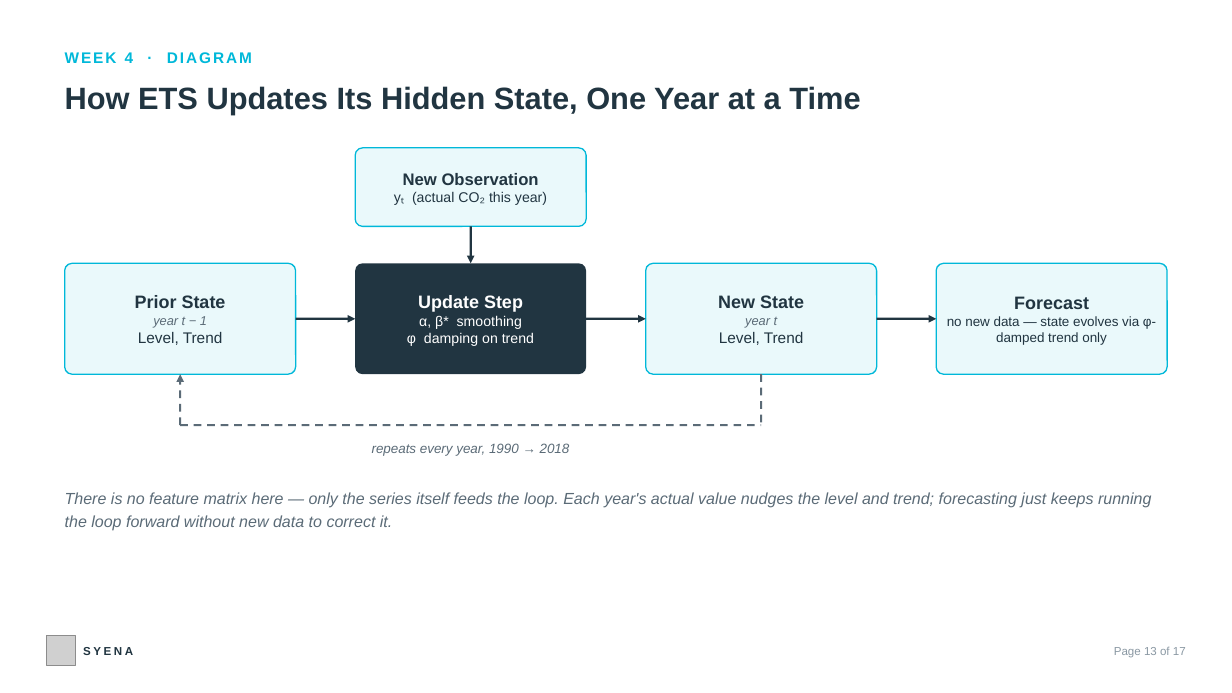
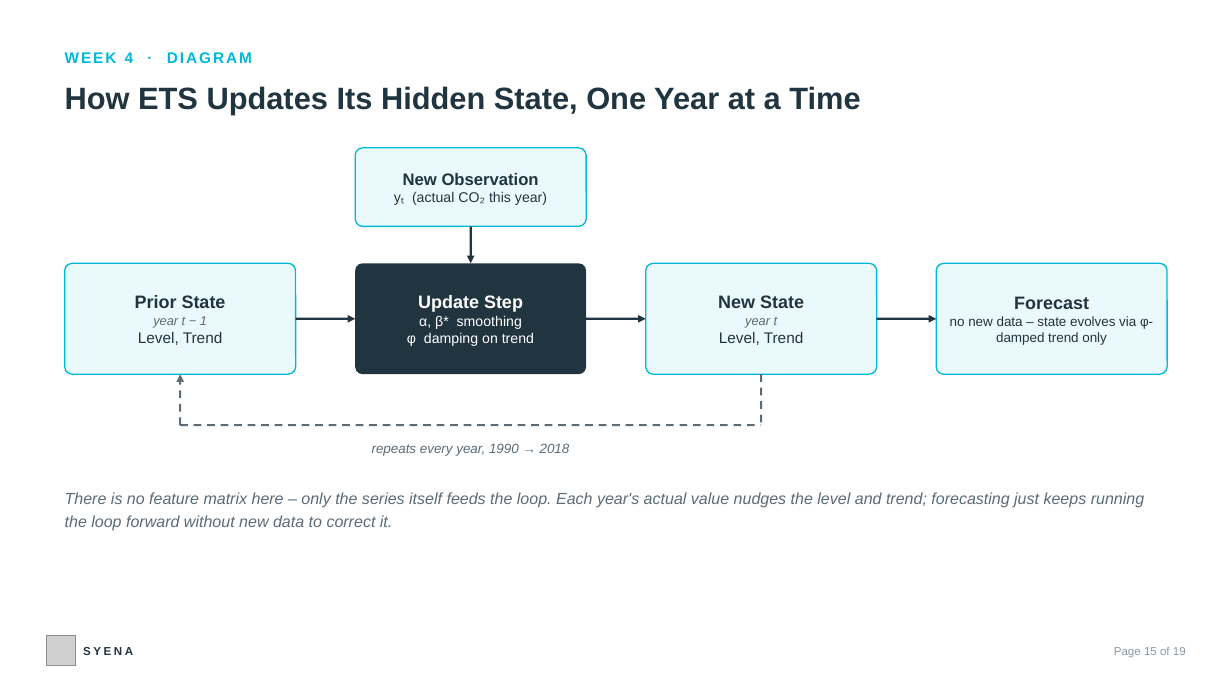
Before and after one commit to sauparnasarkar/climate-emissions-analysis-project, a slide deck: slide 15 of climate-dashboard-react/public/GHG_Internship_Review_QA_Deck.pptx (slide 13 before the commit). Drawn at 1232x693 pixels with LibreOffice and Linux fonts; fonts in the diff are those of the drawing; grey boxes stand for pictures. Boxes give left, top, right and bottom in pixels: in the first picture for what was removed or moved away, otherwise in the second. Text is boxed around its words. In the diff, an @@ line names an element or a change of style, - is before the commit and + after.

```diff
--- a/climate-dashboard-react/public/GHG_Internship_Review_QA_Deck.pptx
+++ b/climate-dashboard-react/public/GHG_Internship_Review_QA_Deck.pptx
@@ text in rounded rectangle at box(950, 316, 1153, 345): text changed @@
-no new data — state evolves via φ-damped trend only
+no new data – state evolves via φ-damped trend only
@@ text at box(65, 492, 1144, 531): text changed @@
-There is no feature matrix here — only the series itself feeds the loop. Each year's actual value nudges the level and trend; forecasting just keeps running the loop forward without new data to correct it.
+There is no feature matrix here – only the series itself feeds the loop. Each year's actual value nudges the level and trend; forecasting just keeps running the loop forward without new data to correct it.
@@ text at box(1114, 647, 1186, 657): text changed @@
-Page 13 of 17
+Page 15 of 19
```
Also in this commit, not shown: 16 other slides changed, 2 slides added.
